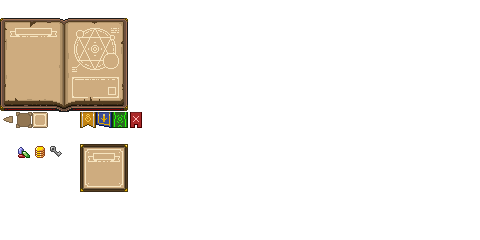
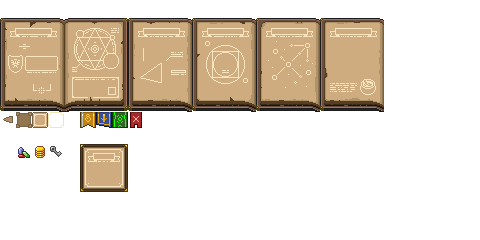
Before/after of a 480×240 layered artwork. What changed in the layer stack:
added layer "Eingefügte Ebene #4" above "Ebene #6" over [8, 55, 23, 73]
added layer "Ebene #6" above "Ebene" over [19, 44, 44, 94]
added layer "Ebene" above "Ebene #1" over [330, 79, 376, 95]
added layer "Eingefügte Ebene" above "Eingefügte Ebene #3" over [268, 41, 313, 88]
added layer "Eingefügte Ebene #3" above "Eingefügte Ebene #2" over [171, 70, 186, 75]
added layer "Eingefügte Ebene #2" above "Ebene #4" over [140, 48, 183, 83]
added layer "Ebene #4" above "Eingefügte Ebene #5" over [205, 41, 248, 84]
added layer "Eingefügte Ebene #5" above "Ebene #5" over [25, 56, 58, 73]
added layer "Ebene #5" above "ingame Menues.png" over [33, 84, 51, 91]
painted on "ingame Menues.png" over [48, 18, 384, 128]
